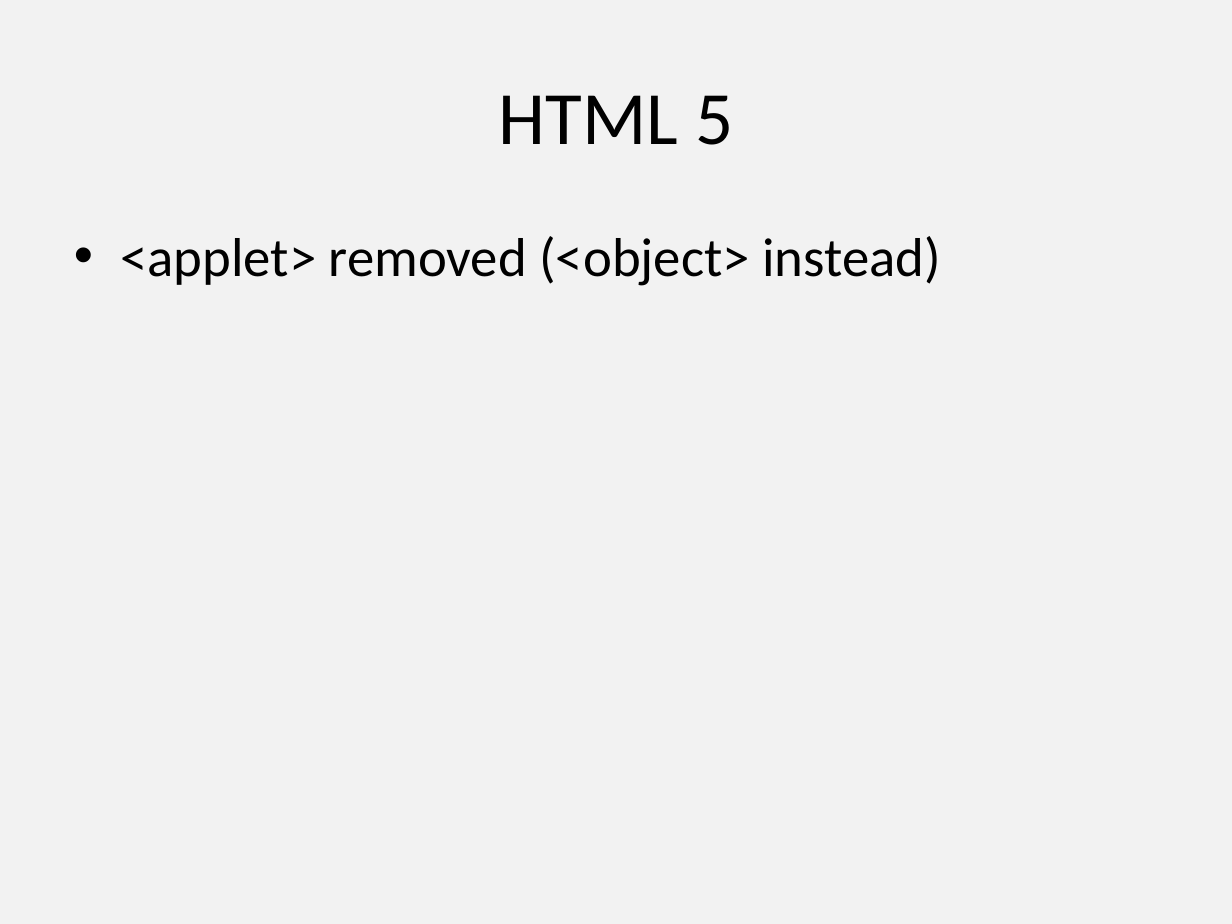
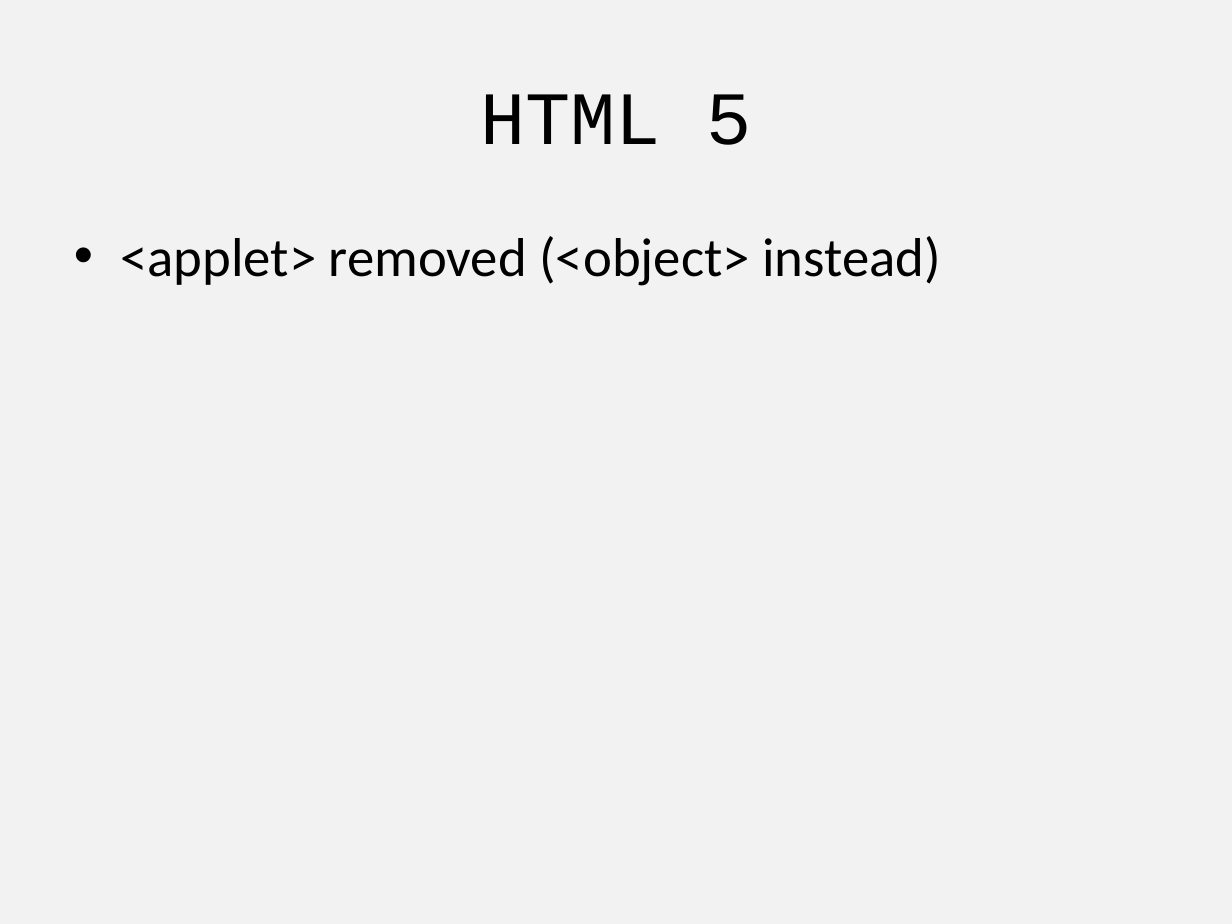
Before and after one commit to alexeymatveevp/angularjs-course, a slide deck: slide 14 of docs/01.pptx (slide 9 before the commit). Drawn at 1232x924 pixels with LibreOffice and Linux fonts; fonts in the diff are those of the drawing. Boxes give left, top, right and bottom in pixels: in the first picture for what was removed or moved away, otherwise in the second. Text is boxed around its words. In the diff, an @@ line names an element or a change of style, - is before the commit and + after.

```diff
--- a/docs/01.pptx
+++ b/docs/01.pptx
@@ title "HTML 5" at (480, 94, 751, 145): font Calibri to Courier New @@
```
Also in this commit, not shown: 7 other slides changed, 5 slides added, 13 other files.
